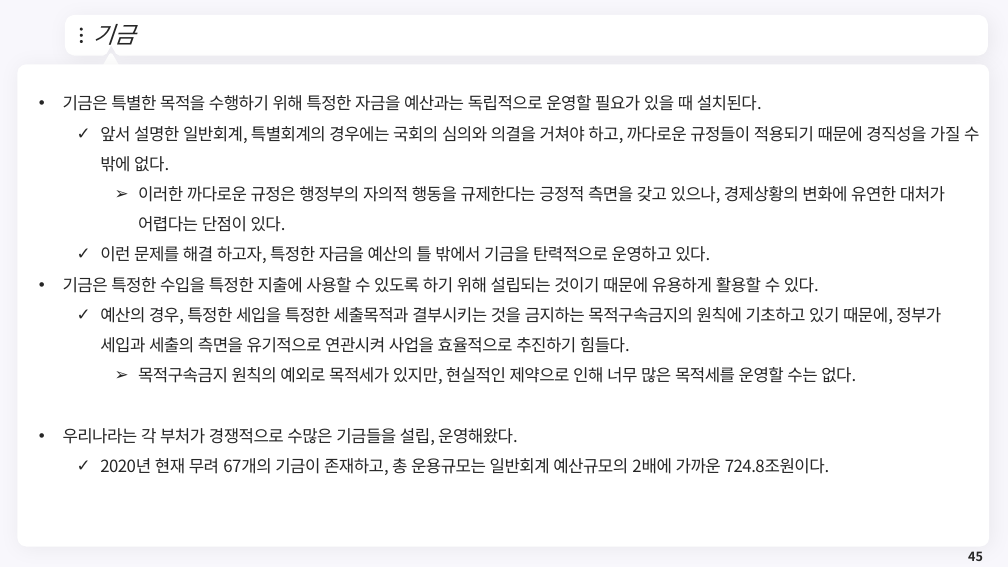
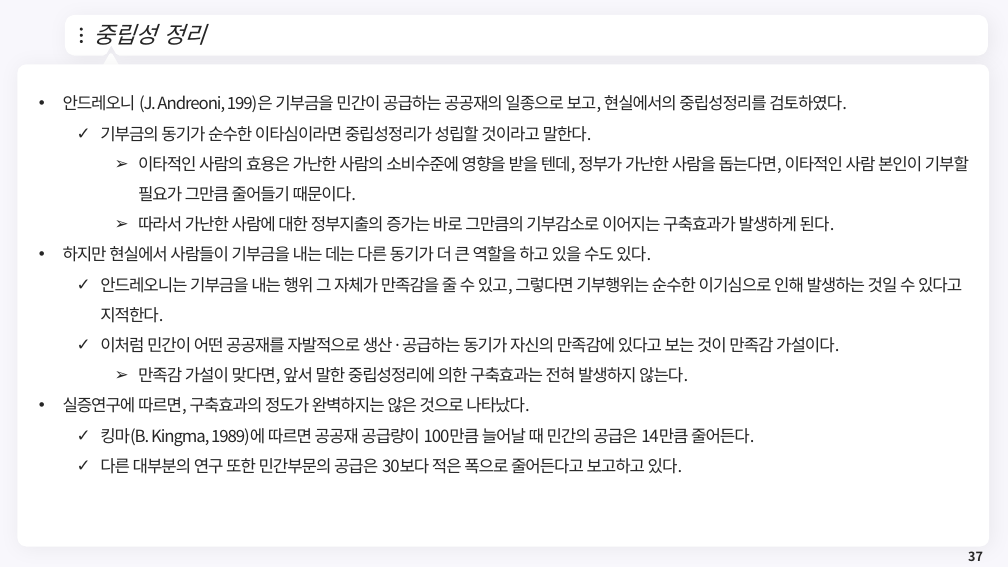
Before and after one commit to meandthey/Teaching, a slide deck: slide 37 of 재정학/01_Lectures/재정학_Chapter_4.pptx (slide 45 before the commit). Drawn at 1008x567 pixels with LibreOffice and Linux fonts; fonts in the diff are those of the drawing; background and template pictures are left out. Boxes give left, top, right and bottom in pixels: in the first picture for what was removed or moved away, otherwise in the second. Text is boxed around its words. In the diff, an @@ line names an element or a change of style, - is before the commit and + after.

```diff
--- a/재정학/01_Lectures/재정학_Chapter_4.pptx
+++ b/재정학/01_Lectures/재정학_Chapter_4.pptx
@@ title at (93,24,205,45): text changed @@
-기금
+중립성 정리
@@ text at (63,95,969,474): text changed @@
-• 기금은 특별한 목적을 수행하기 위해 특정한 자금을 예산과는 독립적으로 운영할 필요가 있을 때 설치된다.
-  ✓ 앞서 설명한 일반회계, 특별회계의 경우에는 국회의 심의와 의결을 거쳐야 하고, 까다로운 규정들이 적용되기 때문에 경직성을 가질 수 밖에 없다.
-    ➢ 이러한 까다로운 규정은 행정부의 자의적 행동을 규제한다는 긍정적 측면을 갖고 있으나, 경제상황의 변화에 유연한 대처가 어렵다는 단점이 있다.
-  ✓ 이런 문제를 해결 하고자, 특정한 자금을 예산의 틀 밖에서 기금을 탄력적으로 운영하고 있다.
-• 기금은 특정한 수입을 특정한 지출에 사용할 수 있도록 하기 위해 설립되는 것이기 때문에 유용하게 활용할 수 있다.
-  ✓ 예산의 경우, 특정한 세입을 특정한 세출목적과 결부시키는 것을 금지하는 목적구속금지의 원칙에 기초하고 있기 때문에, 정부가 세입과 세출의 측면을 유기적으로 연관시켜 사업을 효율적으로 추진하기 힘들다.
-    ➢ 목적구속금지 원칙의 예외로 목적세가 있지만, 현실적인 제약으로 인해 너무 많은 목적세를 운영할 수는 없다.
-• 우리나라는 각 부처가 경쟁적으로 수많은 기금들을 설립, 운영해왔다.
-  ✓ 2020년 현재 무려 67개의 기금이 존재하고, 총 운용규모는 일반회계 예산규모의 2배에 가까운 724.8조원이다.
+• 안드레오니 (J. Andreoni, 199)은 기부금을 민간이 공급하는 공공재의 일종으로 보고, 현실에서의 중립성정리를 검토하였다.
+  ✓ 기부금의 동기가 순수한 이타심이라면 중립성정리가 성립할 것이라고 말한다.
+    ➢ 이타적인 사람의 효용은 가난한 사람의 소비수준에 영향을 받을 텐데, 정부가 가난한 사람을 돕는다면, 이타적인 사람 본인이 기부할 필요가 그만큼 줄어들기 때문이다.
+    ➢ 따라서 가난한 사람에 대한 정부지출의 증가는 바로 그만큼의 기부감소로 이어지는 구축효과가 발생하게 된다.
+• 하지만 현실에서 사람들이 기부금을 내는 데는 다른 동기가 더 큰 역할을 하고 있을 수도 있다.
+  ✓ 안드레오니는 기부금을 내는 행위 그 자체가 만족감을 줄 수 있고, 그렇다면 기부행위는 순수한 이기심으로 인해 발생하는 것일 수 있다고 지적한다.
+  ✓ 이처럼 민간이 어떤 공공재를 자발적으로 생산·공급하는 동기가 자신의 만족감에 있다고 보는 것이 만족감 가설이다.
+    ➢ 만족감 가설이 맞다면, 앞서 말한 중립성정리에 의한 구축효과는 전혀 발생하지 않는다.
+• 실증연구에 따르면, 구축효과의 정도가 완벽하지는 않은 것으로 나타났다.
+  ✓ 킹마(B. Kingma, 1989)에 따르면 공공재 공급량이 100만큼 늘어날 때 민간의 공급은 14만큼 줄어든다.
+  ✓ 다른 대부분의 연구 또한 민간부문의 공급은 30보다 적은 폭으로 줄어든다고 보고하고 있다.
@@ page number at (968,551,983,561): text changed @@
-45
+37
```
Also in this commit, not shown: 2 other slides changed, 28 slides removed, 2 other files.
